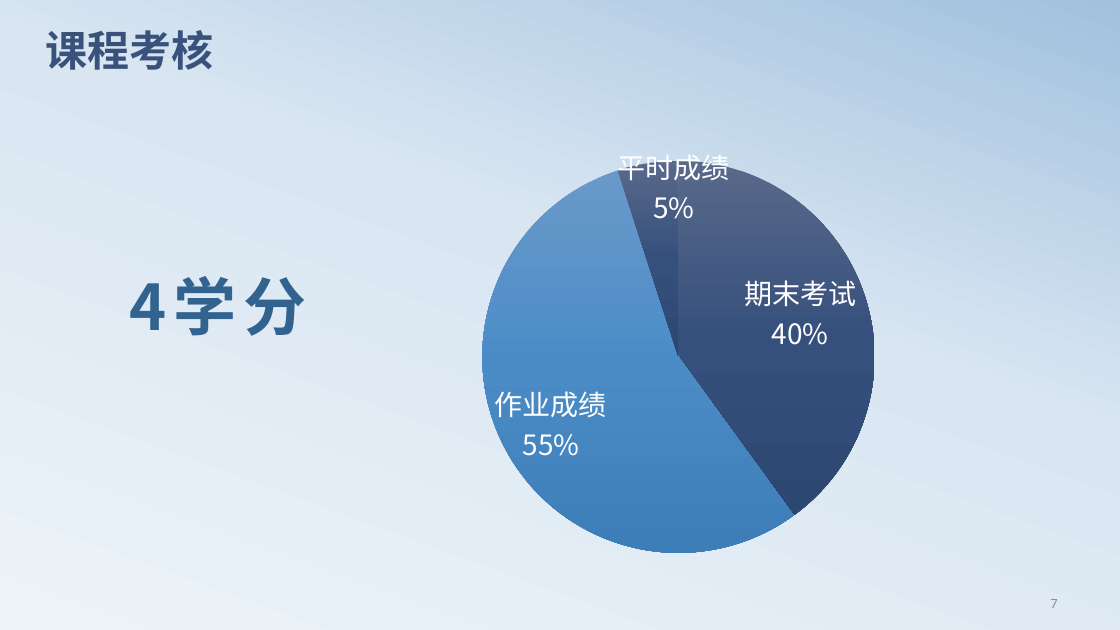
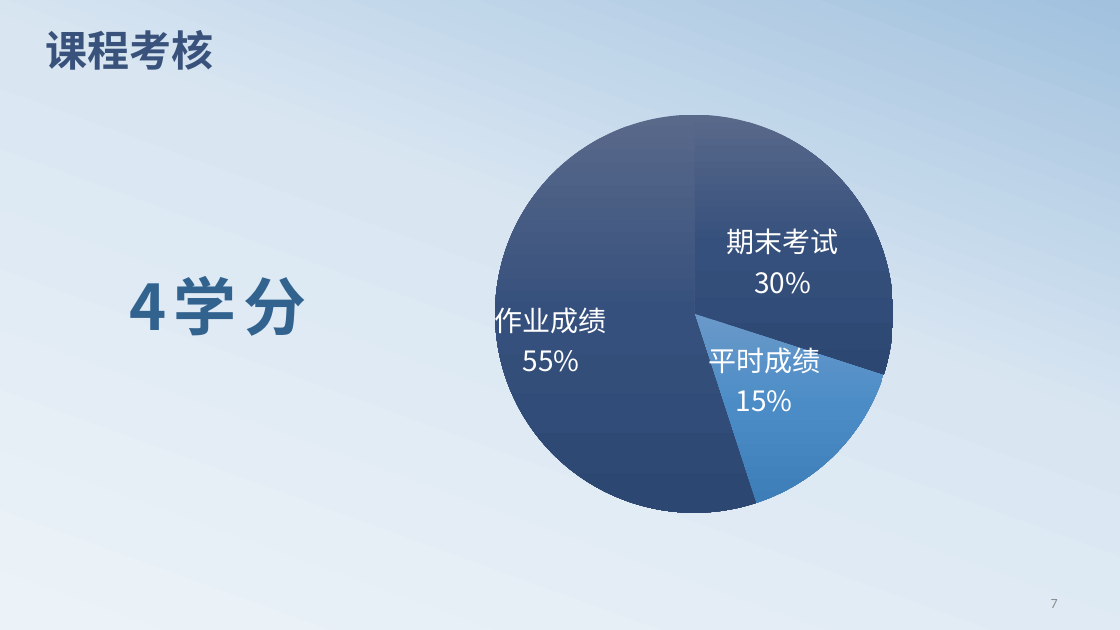
Before and after one commit to edu2act/course-C, a slide deck: slide 8 of materials/slides/chapt00.pptx. Drawn at 1120x630 pixels with LibreOffice and Linux fonts; fonts in the diff are those of the drawing. Boxes give left, top, right and bottom in pixels: in the first picture for what was removed or moved away, otherwise in the second. Text is boxed around its words. In the diff, an @@ line names an element or a change of style, - is before the commit and + after.

```diff
--- a/materials/slides/chapt00.pptx
+++ b/materials/slides/chapt00.pptx
@@ pie chart at (x1=368, y1=30, x2=996, y2=613) @@
-categories: 期末成绩, 作业成绩, 平时成绩
+categories: 期末考试, 平时成绩, 期中考试
-Series 1: 40, 55, 5, -
+Series 1: 30, 15, 55, -
@@ data labels of Series 1 changed @@
```
Also in this commit, not shown: 6 other slides changed, 5 other files.
